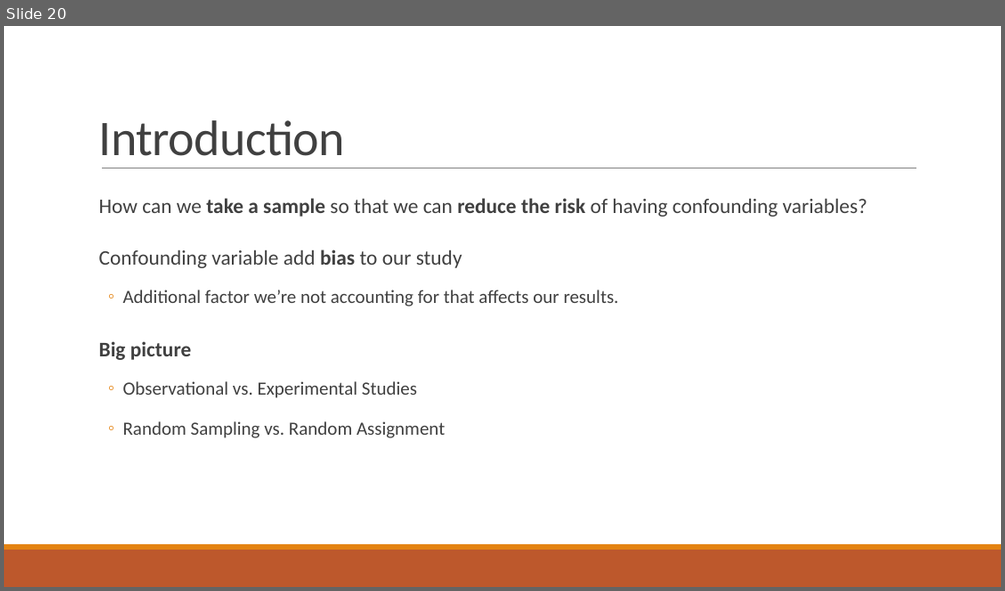
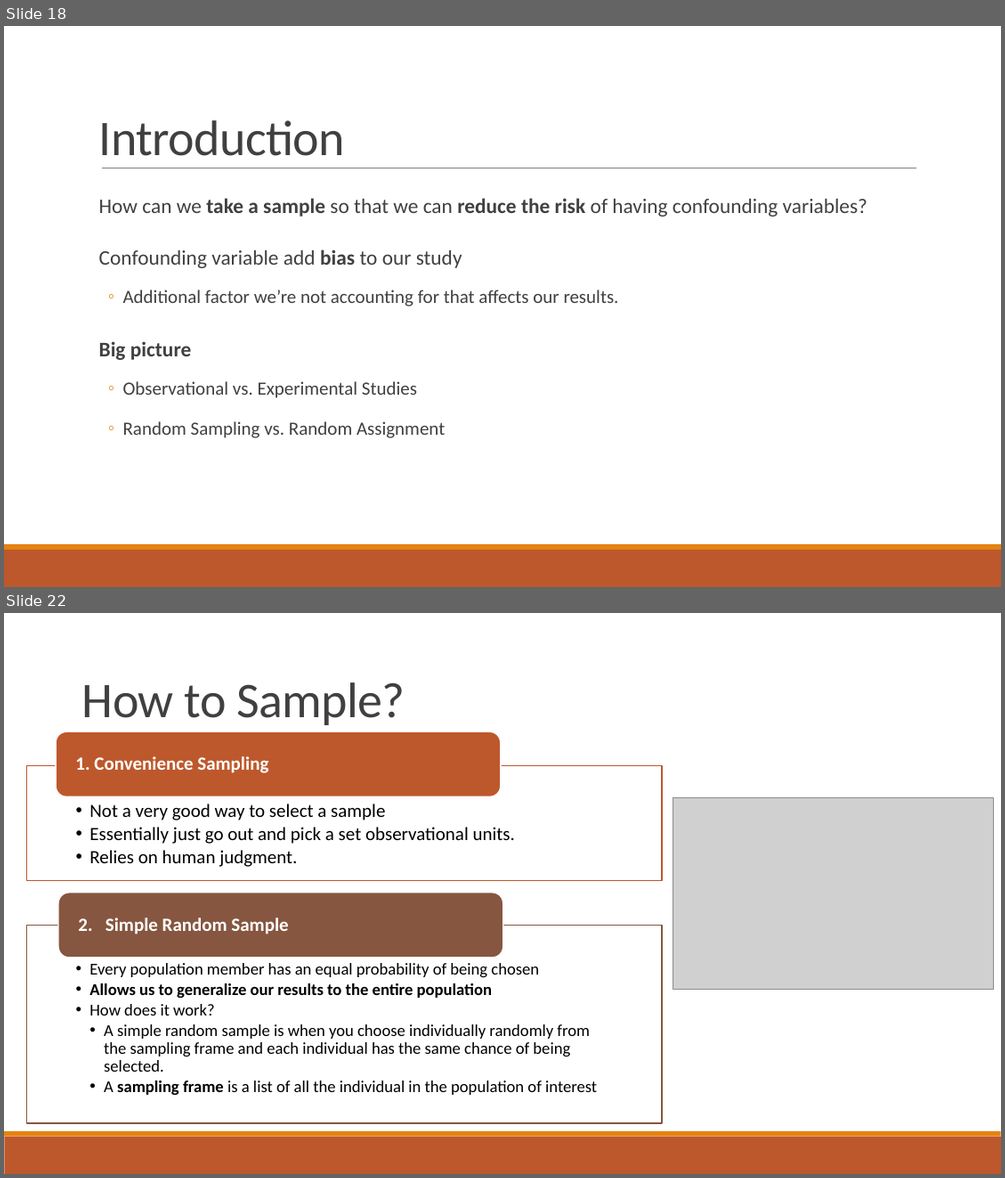
Before and after one commit to alisonkleffner/presentations, a slide deck: job/teaching/teaching-demonstration1.pptx. Shown one above the other, each under a label of ours: slide 20 before the commit, slides 18 and 22 after it; the slides between them are not shown. The pictures are 1005x591 and 1005x1178 pixels, drawn with LibreOffice and Linux fonts; fonts in the diff are those of the drawing; grey boxes stand for pictures. Boxes give left, top, right and bottom in pixels: in the first picture for what was removed or moved away, otherwise in the second. Text is boxed around its words. In the diff, an @@ line names an element or a change of style, - is before the commit and + after.

```diff
--- a/job/teaching/teaching-demonstration1.pptx
+++ b/job/teaching/teaching-demonstration1.pptx
@@ slide 22 added at bbox=[4, 613, 1001, 1174], background #FFFFFF; not listed: 2 template elements that a slide beside it also shows @@
@@ title added at bbox=[82, 682, 405, 725], 48 pt, text #404040 @@
+How to Sample?
@@ picture added at bbox=[673, 798, 994, 989] @@
@@ group added at bbox=[26, 732, 662, 1123]: 4 texts, 2 rectangles, 2 rounded rectangles @@
+  • Not a very good way to select a sample
+  • Essentially just go out and pick a set observational units.
+  • Relies on human judgment.
+1. Convenience Sampling
+  • Every population member has an equal probability of being chosen
+  • Allows us to generalize our results to the entire population
+  • How does it work?
+    • A simple random sample is when you choose individually randomly from the sampling frame and each individual has the same chance of being selected.
+    • A sampling frame is a list of all the individual in the population of interest
+2. Simple Random Sample
@@ what was slide 20 is now slide 18 @@
```
Also in this commit, not shown: 3 slides changed, 4 other slides added, 2 other files.
